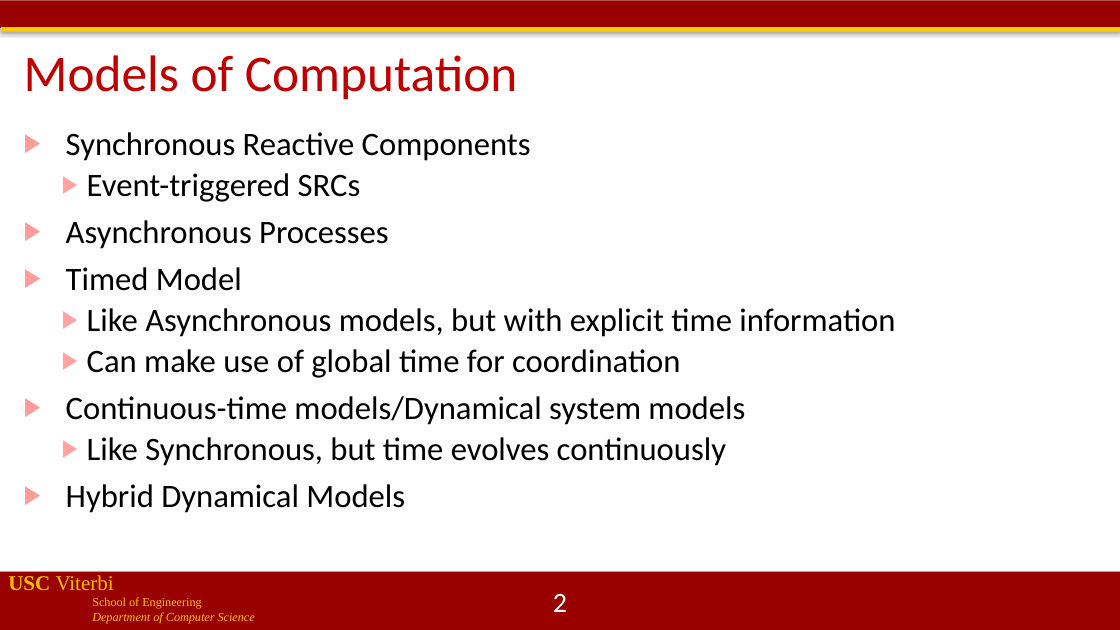
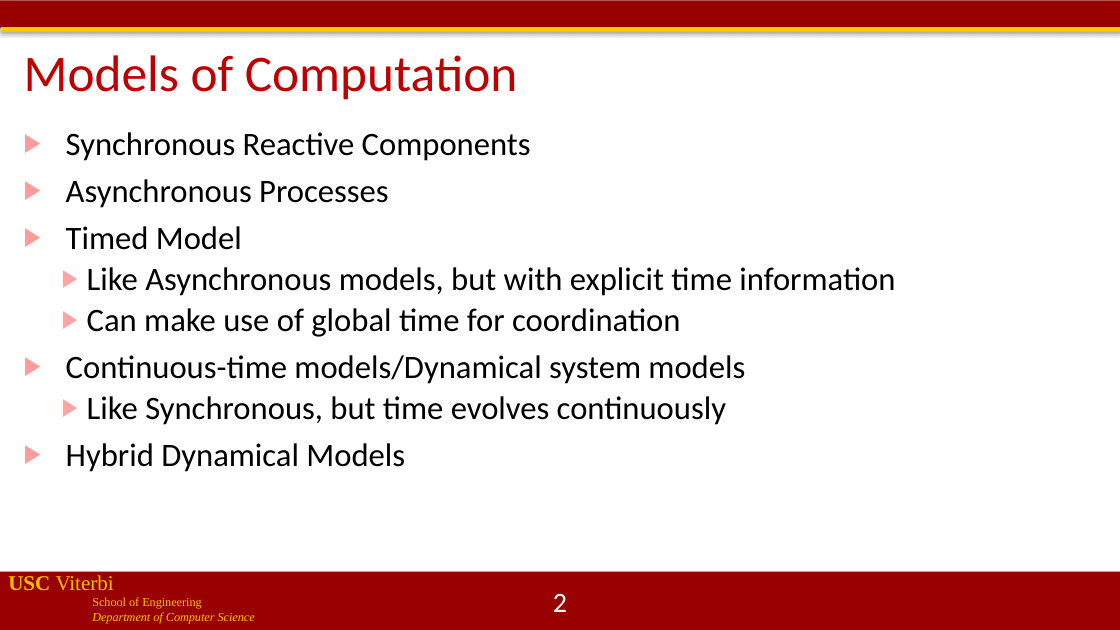
Before and after one commit to jdeshmukh/jdeshmukh.github.io, a slide deck: slide 2 of teaching/cs513-autocps-fall-2020/lecture2-Timed-Models.pptx. Drawn at 1120x630 pixels with LibreOffice and Linux fonts; fonts in the diff are those of the drawing; background and template pictures are left out. Boxes give left, top, right and bottom in pixels: in the first picture for what was removed or moved away, otherwise in the second. Text is boxed around its words. In the diff, an @@ line names an element or a change of style, - is before the commit and + after.

```diff
--- a/teaching/cs513-autocps-fall-2020/lecture2-Timed-Models.pptx
+++ b/teaching/cs513-autocps-fall-2020/lecture2-Timed-Models.pptx
@@ text at (x1=87, y1=173, x2=361, y2=202): paragraph removed @@
-  ▶ Event-triggered SRCs
```
Also in this commit, not shown: 5 other slides changed, 1 other file.
